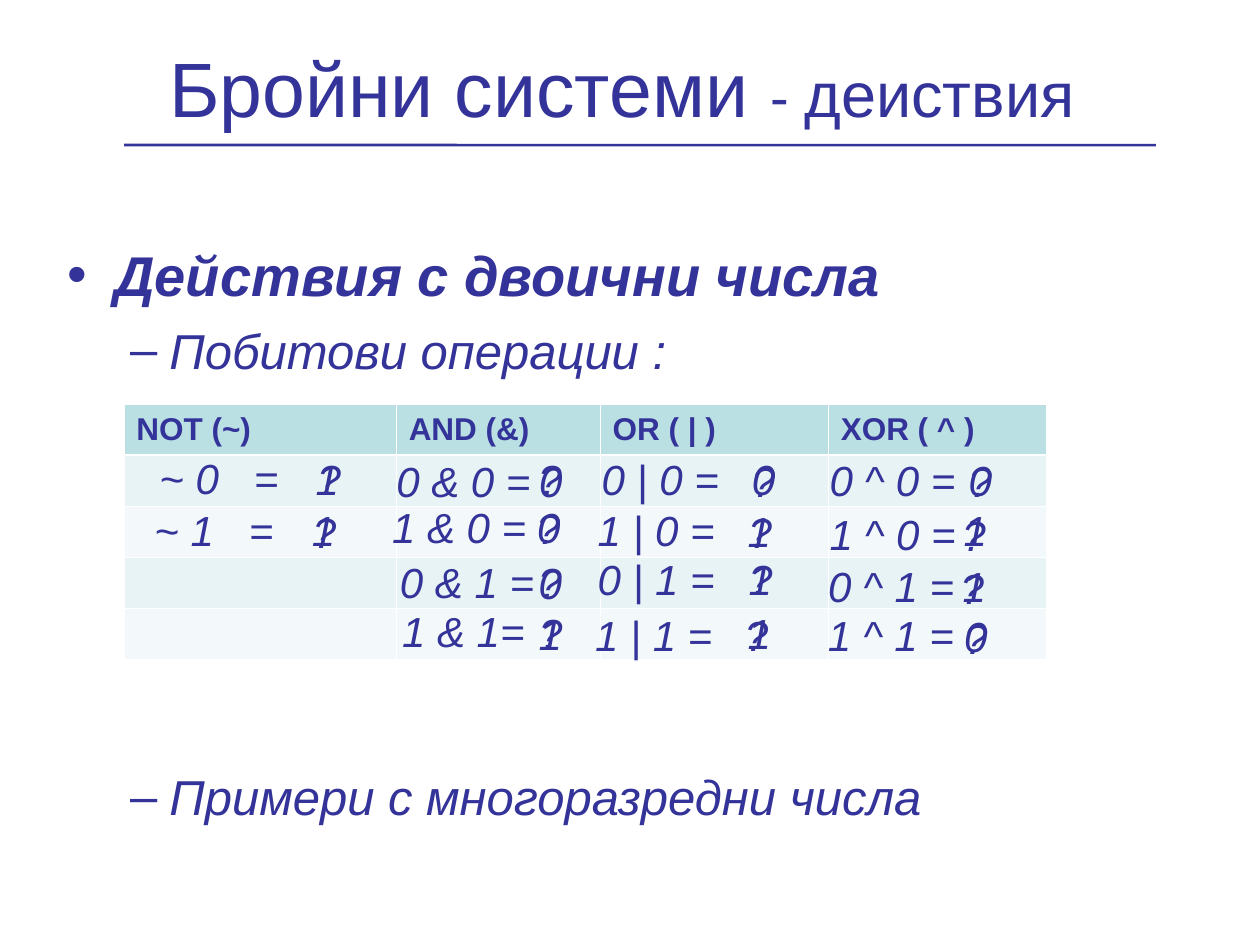
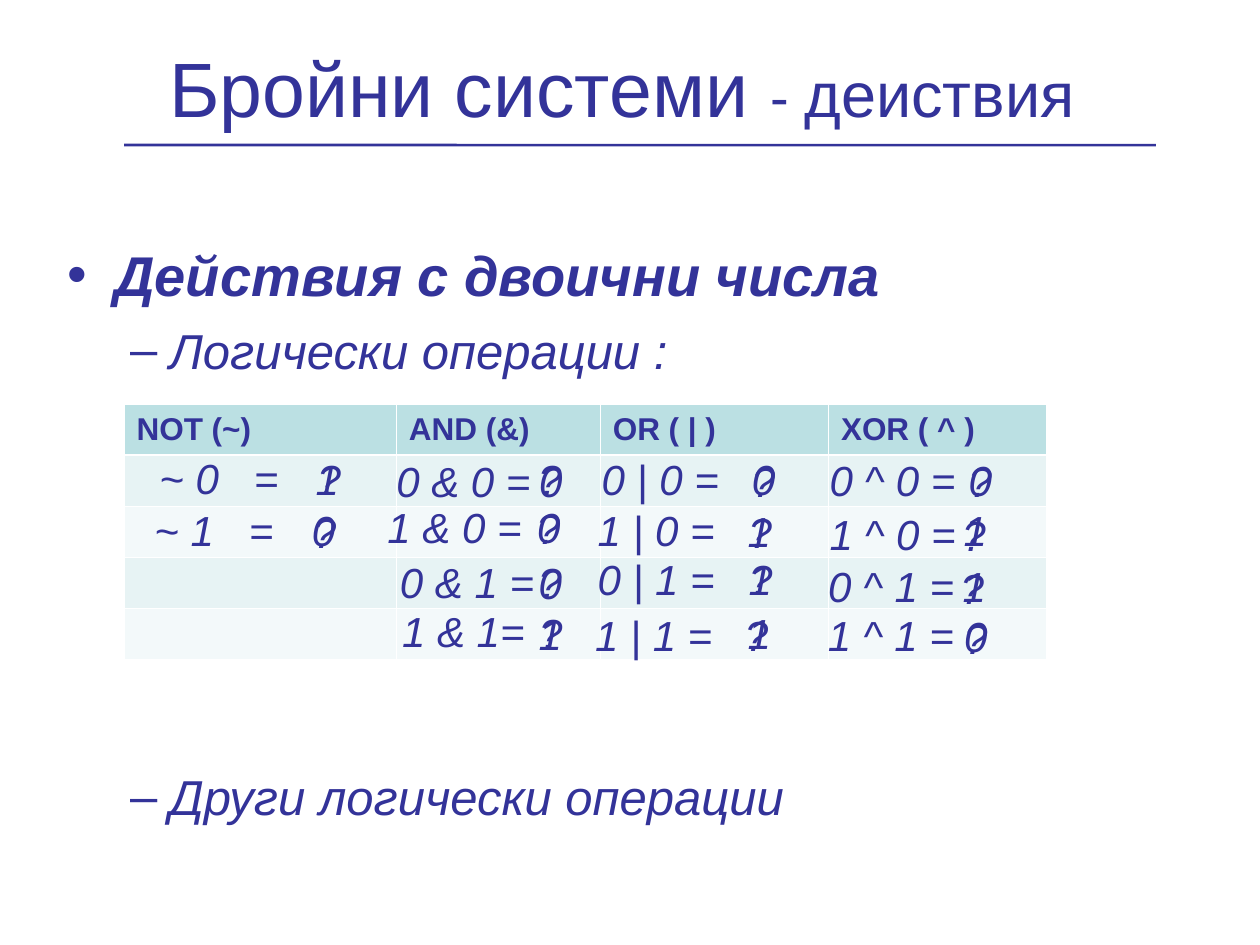
Before and after one commit to vpeevski/academy, a slide deck: slide 16 of Presentations/NumericalSystems/BroiniSistemi.ppt. Drawn at 1260x945 pixels with LibreOffice and Linux fonts; fonts in the diff are those of the drawing; background and template pictures are left out. Boxes give left, top, right and bottom in pixels: in the first picture for what was removed or moved away, otherwise in the second. Text is boxed around its words. In the diff, an @@ line names an element or a change of style, - is before the commit and + after.

```diff
--- a/Presentations/NumericalSystems/BroiniSistemi.ppt
+++ b/Presentations/NumericalSystems/BroiniSistemi.ppt
@@ text at [169, 335, 783, 825]: text changed @@
-  – Побитови операции :
-  – Примери с многоразредни числа
+  – Логически операции :
+  – Други логически операции
@@ text "1 & 0 =": place and size @@
-text "1 & 0 =" at [392, 513, 490, 544]
+text "1 & 0 =" at [387, 513, 485, 544]
@@ text at [312, 516, 335, 548]: text changed @@
-1
+0
```
Also in this commit, not shown: 1 other slide changed, 3 other files.
